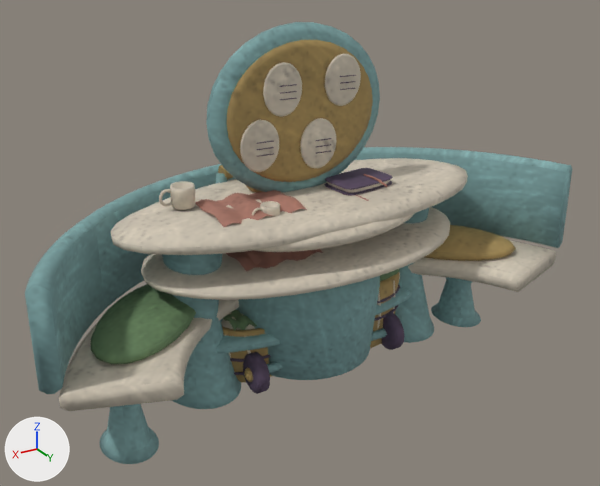
The glTF model art/commons-lived-in-pilot/commons_lived_in_kit_v1.glb as it was, and as the next commit left it.
Both versions are drawn from a 50 mm lens placed at (2.24, 3.68, 2.55), pointed at (0.06, 0.04, 0.72). The lights are fixed; the arrows at lower left show +X, +Y and +Z. The picture after the commit comes second. Where no turn or scale is listed for an object, it has been applied to the vertices.

Objects in the first picture: 'arcade_counter__counter_leg_1', 'arcade_counter__counter_leg_neg1', 'arcade_counter__counter_top', 'civic_bench__cushion_0', 'civic_bench__cushion_2', 'civic_bench__grown_back', 'civic_bench__root_leg_3', 'civic_bench__seat', 'communal_table__table_top', 'notice_read_station__notice_arch', 'notice_read_station__notice_inset', 'planter_large__bowl' and 32 more.
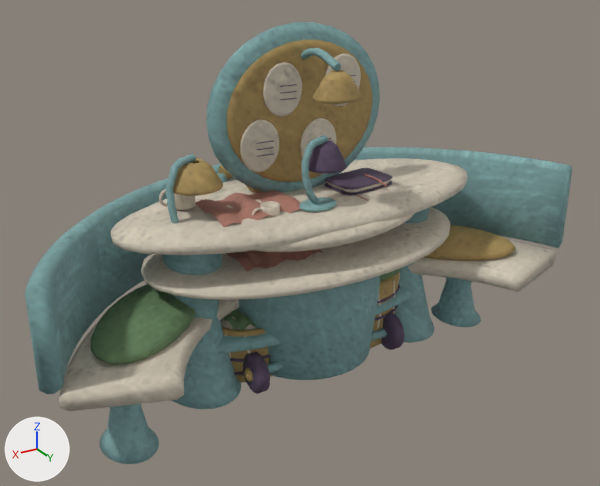
Commit message: art: add visible Commons reading and task fixtures

Boxes [x1, y1, x2, y2] around the edits, measured in the pictures (600 x 486 px):
'communal_table__table_lamp_shade', added (brown)
    after: [173, 158, 223, 196]
'notice_read_station__reading_fixture_shade', added (brown)
    after: [312, 70, 362, 104]
'arcade_counter__counter_lamp_shade', added (purple)
    after: [309, 140, 346, 173]
'communal_table__table_lamp_stem', added (cyan)
    after: [165, 154, 196, 224]
'arcade_counter__counter_lamp_stem', added (cyan)
    after: [301, 135, 328, 204]
'arcade_counter__counter_lamp_foot', added
    after: [299, 197, 337, 212]
'notice_read_station__reading_fixture_arm', added
    after: [301, 48, 341, 71]
'notice_read_station__paper_0', unchanged, covered by the edit
    both: [325, 54, 361, 106]

The edits, one by one:
Mesh me_reading_fixture_shade is new.
It has 256 vertices, 508 faces and spans x -0.13..0.13, y 0.195..0.405, z 1.582..1.717.
It uses material mat_commons_uv_pigment__no_baked_light (picture img_commons_pigment_atlas_v1).
Mesh me_reading_fixture_arm is new.
It has 42 vertices, 80 faces and spans x -0.021..0.021, y -0.051..0.304, z 1.713..1.798.
It uses material mat_commons_uv_pigment__no_baked_light (picture img_commons_pigment_atlas_v1).
Mesh me_table_lamp_stem is new.
It has 60 vertices, 116 faces and spans x 0.644..0.821, y -0.019..0.064, z 0.757..1.322.
It uses material mat_commons_uv_pigment__no_baked_light (picture img_commons_pigment_atlas_v1).
Mesh me_table_lamp_shade is new.
It has 256 vertices, 508 faces and spans x 0.51..0.79, y -0.14..0.14, z 1.152..1.287.
It uses material mat_commons_uv_pigment__no_baked_light (picture img_commons_pigment_atlas_v1).
Mesh me_counter_lamp_stem is new.
It has 60 vertices, 116 faces and spans x -0.006..0.164, y 0.181..0.264, z 1.012..1.372.
It uses material mat_commons_uv_pigment__no_baked_light (picture img_commons_pigment_atlas_v1).
Mesh me_counter_lamp_shade is new.
It has 256 vertices, 508 faces and spans x -0.11..0.11, y 0.09..0.31, z 1.202..1.337.
It uses material mat_commons_uv_pigment__no_baked_light (picture img_commons_pigment_atlas_v1).
Mesh me_counter_lamp_foot is new.
It has 128 vertices, 252 faces and spans x -0.04..0.17, y 0.16..0.31, z 1.004..1.028.
It uses material mat_commons_uv_pigment__no_baked_light (picture img_commons_pigment_atlas_v1).
Object 'notice_read_station__reading_fixture_shade' (ob_notice_read_station__reading_fixture_shade) is new; it shows me_reading_fixture_shade.
Its location is (0.0, 0.0, 0.0).
Object 'notice_read_station__reading_fixture_arm' (ob_notice_read_station__reading_fixture_arm) is new; it shows me_reading_fixture_arm.
Its location is (0.0, 0.0, 0.0).
Object 'communal_table__table_lamp_stem' (ob_communal_table__table_lamp_stem) is new; it shows me_table_lamp_stem.
Its location is (0.0, 0.0, 0.0).
Object 'communal_table__table_lamp_shade' (ob_communal_table__table_lamp_shade) is new; it shows me_table_lamp_shade.
Its location is (0.0, 0.0, 0.0).
Object 'arcade_counter__counter_lamp_stem' (ob_arcade_counter__counter_lamp_stem) is new; it shows me_counter_lamp_stem.
Its location is (0.0, 0.0, 0.0).
Object 'arcade_counter__counter_lamp_shade' (ob_arcade_counter__counter_lamp_shade) is new; it shows me_counter_lamp_shade.
Its location is (0.0, 0.0, 0.0).
Object 'arcade_counter__counter_lamp_foot' (ob_arcade_counter__counter_lamp_foot) is new; it shows me_counter_lamp_foot.
Its location is (0.0, 0.0, 0.0).
